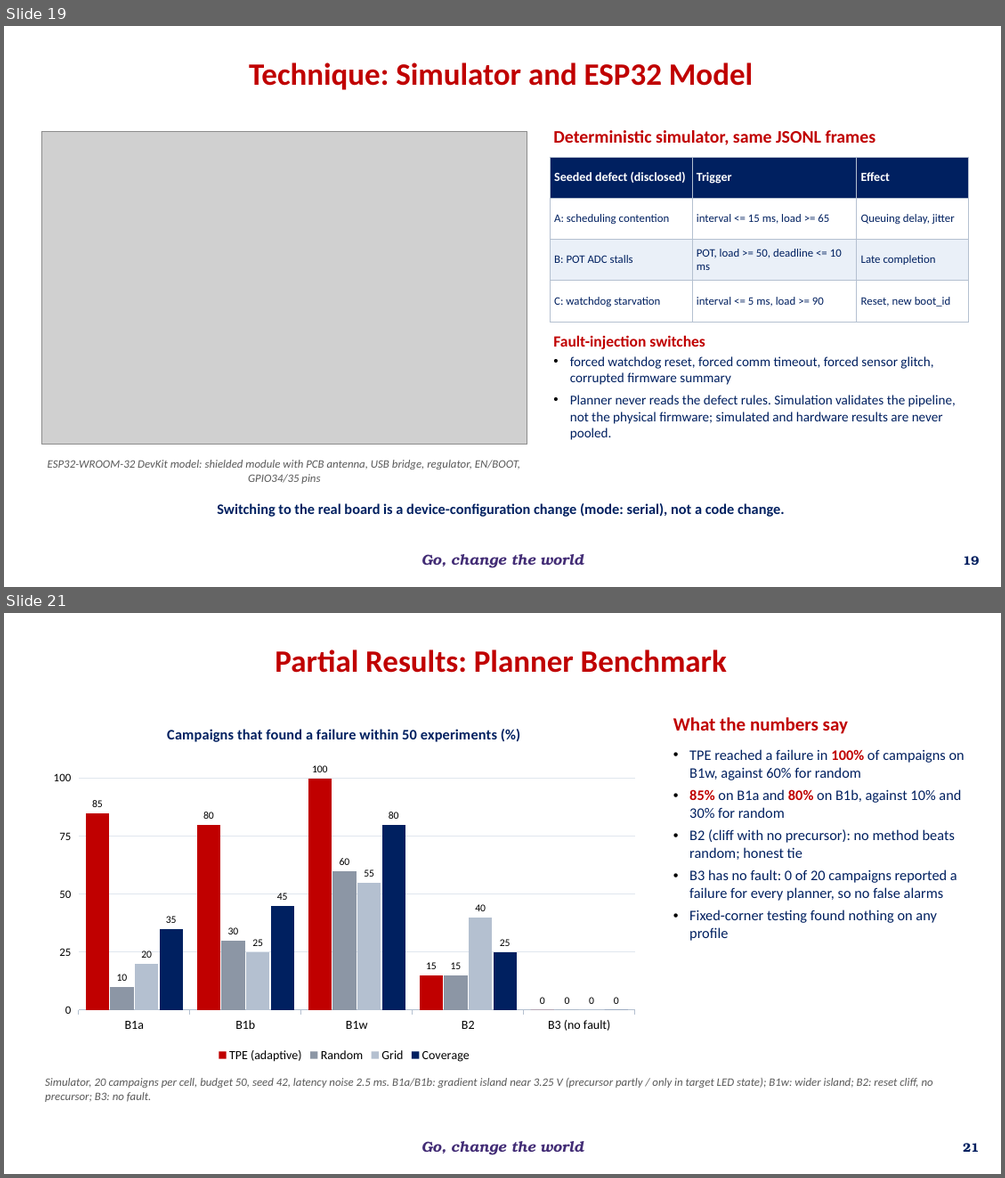
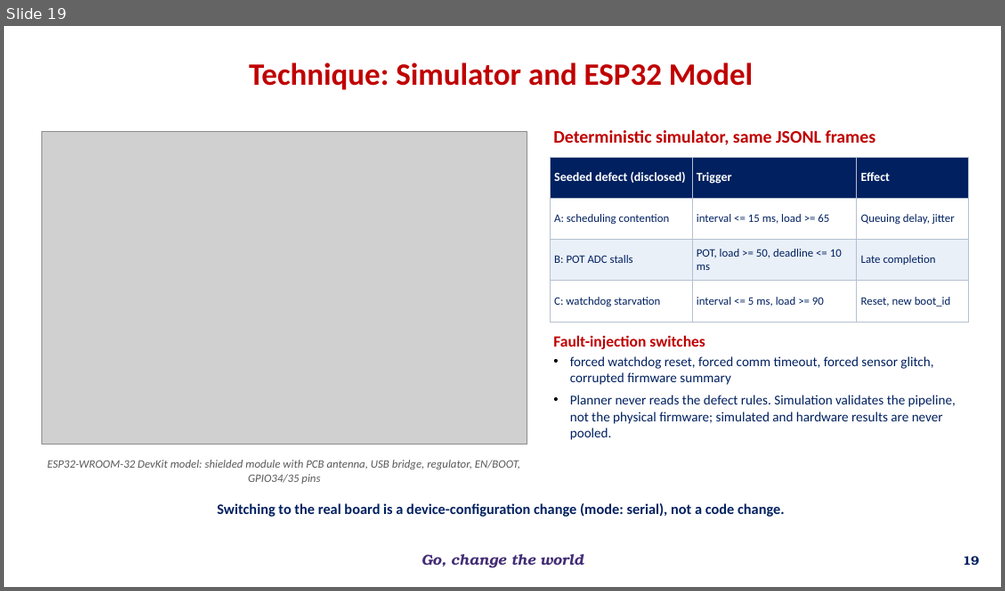
Before and after one commit to overclocked-2124/ChipCheck, a slide deck: docs/presentation/AI-Driven Adaptive Physical Testing for Embedded Systems - Phase 2.pptx. Shown one above the other, each under a label of ours: slides 19 and 21 before the commit, slide 19 after it; the slides between them are not shown. The pictures are 1005x1178 and 1005x591 pixels, drawn with LibreOffice and Linux fonts; fonts in the diff are those of the drawing; grey boxes stand for pictures; background and template pictures are left out. Boxes give left, top, right and bottom in pixels: in the first picture for what was removed or moved away, otherwise in the second. Text is boxed around its words. In the diff, an @@ line names an element or a change of style, - is before the commit and + after.

```diff
--- a/docs/presentation/AI-Driven Adaptive Physical Testing for Embedded Systems - Phase 2.pptx
+++ b/docs/presentation/AI-Driven Adaptive Physical Testing for Embedded Systems - Phase 2.pptx
@@ slide 21 removed at (4,613,1001,1174), background #FFFFFF; not listed: 1 template element that a slide beside it also shows @@
@@ text removed at (275,649,727,673) @@
-Partial Results: Planner Benchmark
@@ column chart removed at (41,710,647,1065) @@
-title "Campaigns that found a failure within 50 experiments (%)"
-categories: B1a, B1b, B1w, B2, B3 (no fault)
-TPE (adaptive): 85, 80, 100, 15, 0
-Random: 10, 30, 60, 15, 0
-Grid: 20, 25, 55, 40, 0
-Coverage: 35, 45, 80, 25, 0
@@ text removed at (673,717,848,734) @@
-What the numbers say
@@ text removed at (689,749,964,941) @@
-• TPE reached a failure in 100% of campaigns on B1w, against 60% for random
-• 85% on B1a and 80% on B1b, against 10% and 30% for random
-• B2 (cliff with no precursor): no method beats random; honest tie
-• B3 has no fault: 0 of 20 campaigns reported a failure for every planner, so no false alarms
-• Fixed-corner testing found nothing on any profile
@@ text removed at (45,1078,933,1102) @@
-Simulator, 20 campaigns per cell, budget 50, seed 42, latency noise 2.5 ms. B1a/B1b: gradient island near 3.25 V (precursor partly / only in target LED state); B1w: wider island; B2: reset cliff, no precursor; B3: no fault.
@@ page number removed at (963,1143,979,1151) @@
-21
```
Also in this commit, not shown: 1 slide changed, 2 slides added, 5 other slides removed.
